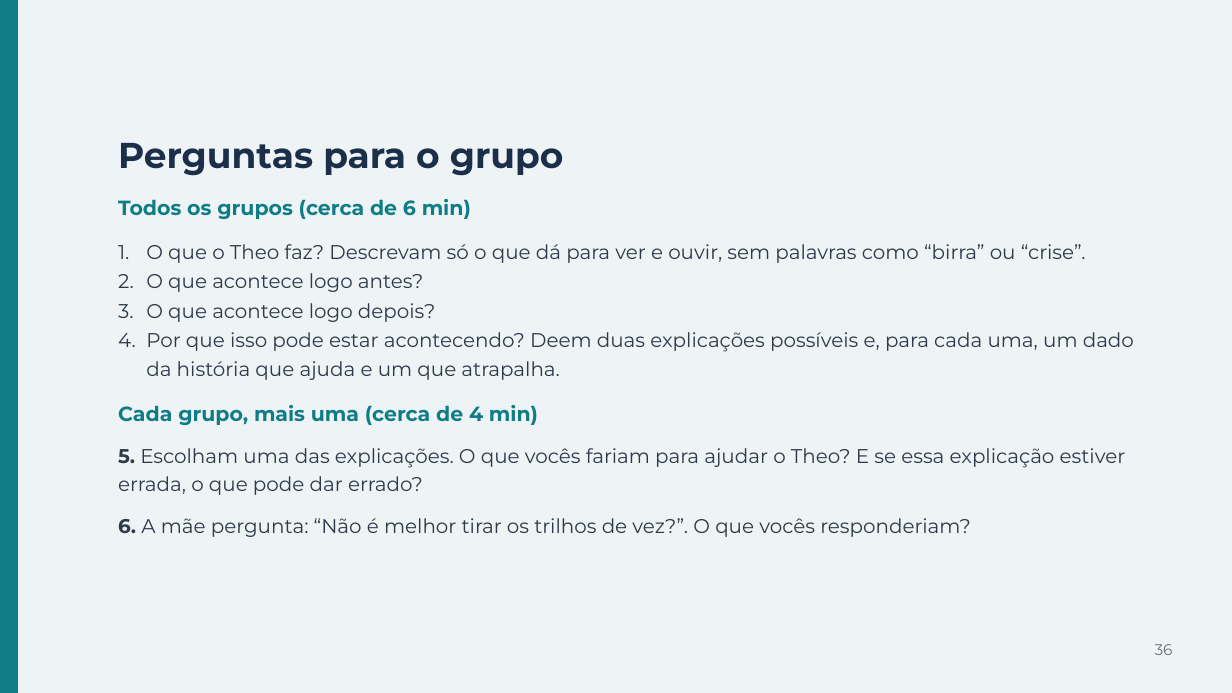
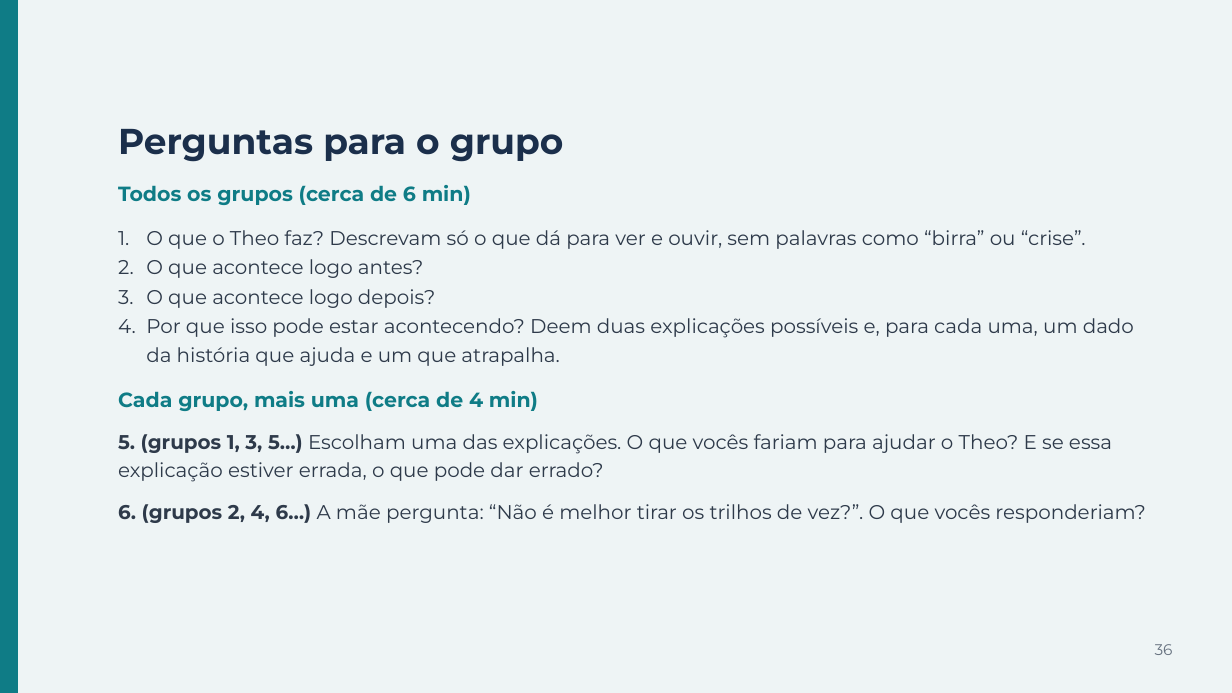
Before and after one commit to betinabinatti/CORE_WORKSHOP_ABA_TEA.md, a slide deck: slide 41 of workshop-aba-tea-lacc/apresentacao/Apresentacao_Workshop_ABA_TEA.pptx (slide 42 before the commit). Drawn at 1232x693 pixels with LibreOffice and Linux fonts; fonts in the diff are those of the drawing. Boxes give left, top, right and bottom in pixels: in the first picture for what was removed or moved away, otherwise in the second. Text is boxed around its words. In the diff, an @@ line names an element or a change of style, - is before the commit and + after.

```diff
--- a/workshop-aba-tea-lacc/apresentacao/Apresentacao_Workshop_ABA_TEA.pptx
+++ b/workshop-aba-tea-lacc/apresentacao/Apresentacao_Workshop_ABA_TEA.pptx
@@ 4 texts: place and size @@
-4 texts at [118,143,1134,425]
+4 texts at [118,129,1134,411]
@@ text at [118,434,1112,482]: text changed @@
-5. Escolham uma das explicações. O que vocês fariam para ajudar o Theo? E se essa explicação estiver errada, o que pode dar errado?
+5. (grupos 1, 3, 5…) Escolham uma das explicações. O que vocês fariam para ajudar o Theo? E se essa explicação estiver errada, o que pode dar errado?
@@ text at [118,504,1146,523]: text changed @@
-6. A mãe pergunta: “Não é melhor tirar os trilhos de vez?”. O que vocês responderiam?
+6. (grupos 2, 4, 6…) A mãe pergunta: “Não é melhor tirar os trilhos de vez?”. O que vocês responderiam?
```
Also in this commit, not shown: 26 other slides changed, 1 slide added, 2 slides removed, 40 other files.
